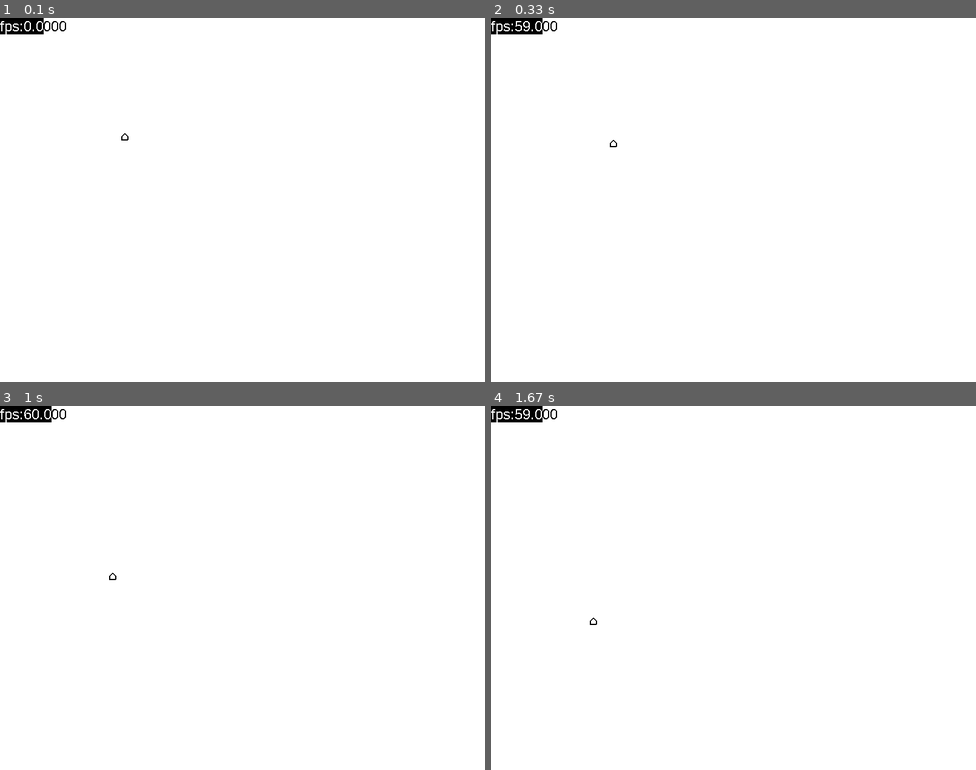
Above: before the commit, frames 1-4 (two rows, left to right).
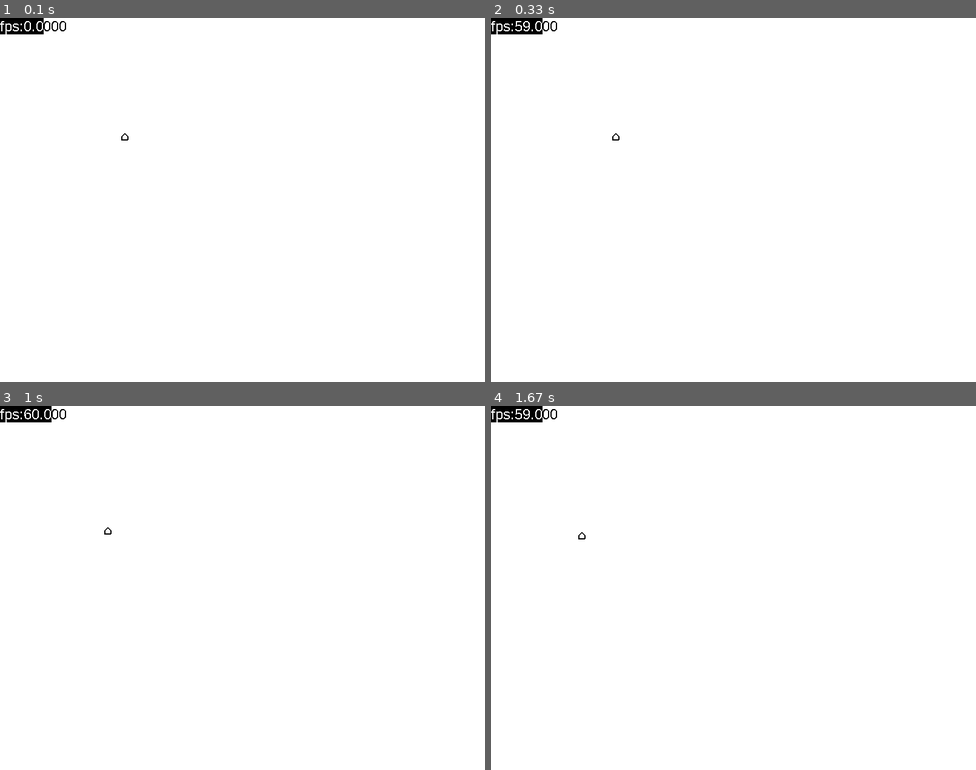
Above: after the commit, the same moments.

Repository: GendalfBlack/GB-PygameGameEngine
Game: pygame game, started from main.py
Same seed, same stepped clock (60 frames per second), same inputs: the game is played once before the commit and once after it.
Inputs:
- Up to frame 1 (0.1 s): no input
- Up to frame 2 (0.33 s): no input
- Up to frame 3 (1 s): hold D 0.33-0.8 s; hold W from 0.83 s (still down)
- Up to frame 4 (1.67 s): release W at 1.13 s; hold D 1.17-1.63 s

Frame 1 is identical in both runs. In frame 2, less than 0.1% of the frame differs, in the area x 24-27%, y 31-36%; in frame 3, less than 0.1%, in the area x 21-24%, y 33-48%; in frame 4, less than 0.1%.

Commit message:
Simplest camera movement with "wasd". Yay!

Diff:
--- a/Components.py
+++ b/Components.py
@@ -1,5 +1,5 @@
 # Basic GameObject components
-from pygame import Vector2, draw
+from pygame import Vector3, draw
 
 
 class Component:
@@ -53,15 +53,15 @@
         if type(value) is tuple:
             self._position.x = value[0]
             self._position.y = value[1]
-        elif type(value) is Vector2:
+        elif type(value) is Vector3:
             self._position = value
         else:
             raise Exception(f"Invalid type for position. {type(value)} is provided. Needs to be pair of numbers, or Vector2")
 
     def __init__(self):
-        self._position = Vector2()
+        self._position = Vector3()
         self.rotation = 0
-        self.scale = Vector2()
+        self.scale = Vector3()
         super().__init__("Transform")
 
     def update(self, deltaTime=0):
@@ -79,14 +79,14 @@
         if type(value) is tuple:
             self._velocity.x = value[0]
             self._velocity.y = value[1]
-        elif type(value) is Vector2:
+        elif type(value) is Vector3:
             self._velocity = value
         else:
             raise Exception(
                 f"Invalid type for velocity. {type(value)} is provided. Needs to be pair of numbers, or Vector2")
 
     def __init__(self):
-        self._velocity = Vector2()
+        self._velocity = Vector3()
         self.mass = 1
         self.gravity = False
         super().__init__("Physics2d")
@@ -94,15 +94,15 @@
     def update(self, deltaTime=0):
         # print("Physics2d update")
         if self.gravity:
-            if self._velocity.y < 98:
-                self.applyForce(Vector2(0, 98) * deltaTime * self.mass)
+            if self._velocity.y > -98:
+                self.applyForce(Vector3(0, -98, 0) * deltaTime * self.mass)
         self._Owner.transform.position += self._velocity * deltaTime
 
     def applyForce(self, force):
         if type(force) is tuple:
             self._velocity.x += force[0]
             self._velocity.y += force[1]
-        elif type(force) is Vector2:
+        elif type(force) is Vector3:
             self._velocity += force
         else:
             raise Exception(f"Can not apply force which not a pair of numbers(tuple), or not a Vector2. {type(force)} was given.")
@@ -110,8 +110,8 @@
 
 class BoxCollider(BasicComponent):
     def __init__(self):
-        self.size = Vector2()
-        self.offset = Vector2()
+        self.size = Vector3()
+        self.offset = Vector3()
         super().__init__("BoxCollider")
 
 
@@ -186,7 +186,10 @@
         pass
 
     def draw(self, screen, objects):
+        pos = self._Owner.transform.position
         for object in objects:
             if object[0] == 'lines':
                 for line in object[1]:
-                    draw.line(screen, line[1], line[2], line[3], width=line[4])
+                    p1 = (line[2][0] + pos.x, line[2][1] + pos.y)
+                    p2 = (line[3][0] + pos.x, line[3][1] + pos.y)
+                    draw.line(screen, line[1], p1, p2, width=line[4])
--- a/main.py
+++ b/main.py
@@ -1,5 +1,6 @@
 import random as rnd
 import GameEngine
+import pygame
 
 game = GameEngine.Game()
 game.init("800x600")
@@ -16,9 +17,23 @@
 obj.addComponent("WiredPolygon")
 obj.getComponent("WiredPolygon").points = points
 
-obj.addComponent("Physics2d")
+def camera_movement():
+    k = pygame.key.get_pressed()
+    camera = game.main_camera.transform.position
+    if k[pygame.K_a]:
+        camera.x += 1
+    if k[pygame.K_d]:
+        camera.x -= 1
+    if k[pygame.K_w]:
+        camera.y += 1
+    if k[pygame.K_s]:
+        camera.y -= 1
+
+game.my_update = camera_movement
+
+'''obj.addComponent("Physics2d")
 obj.getComponent("Physics2d").applyForce((rnd.randint(-100,100),rnd.randint(-100,100)))
 obj.getComponent("Physics2d").mass = rnd.randint(1,10)
-obj.getComponent("Physics2d").gravity = True
+obj.getComponent("Physics2d").gravity = True'''
 
 game.run()
